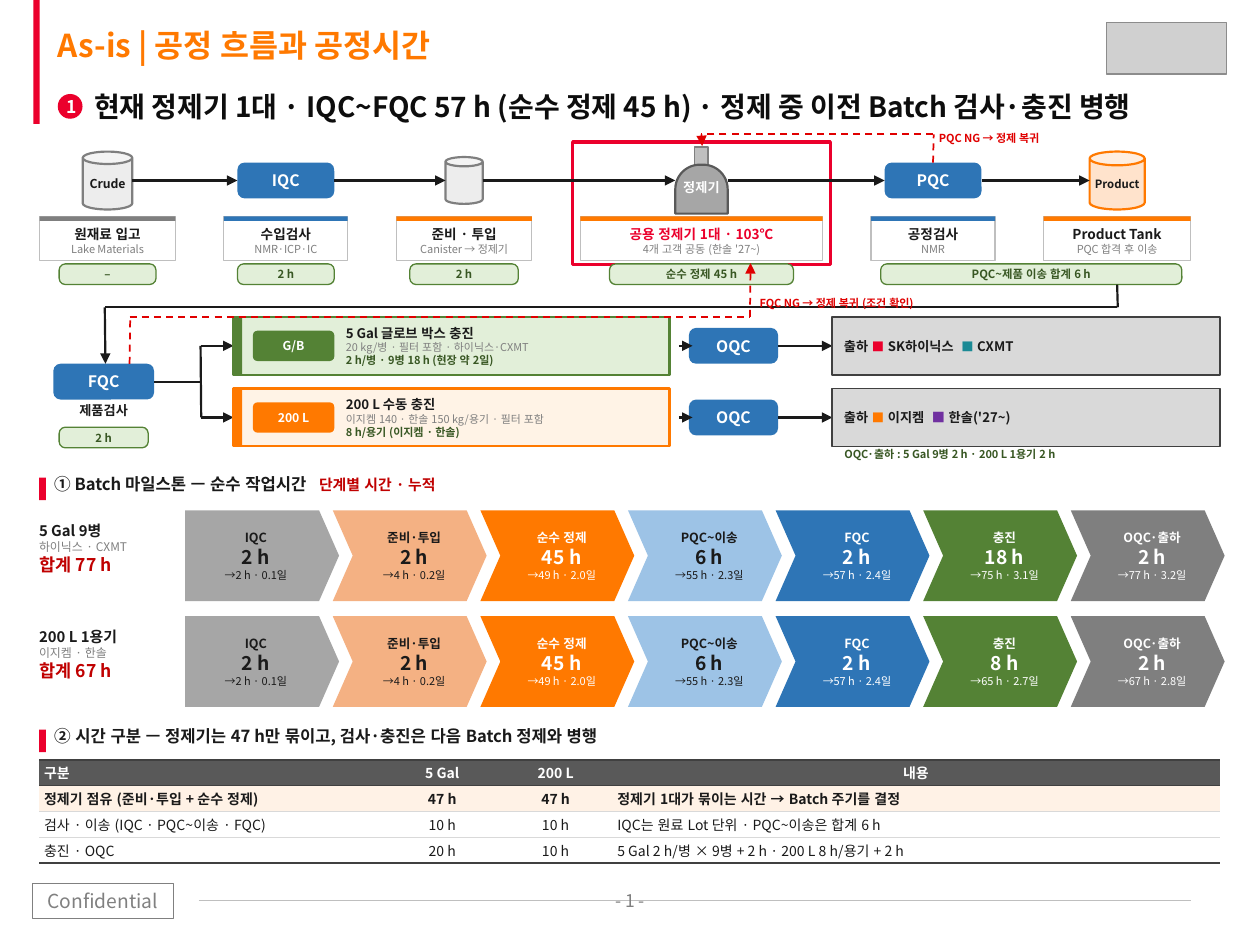
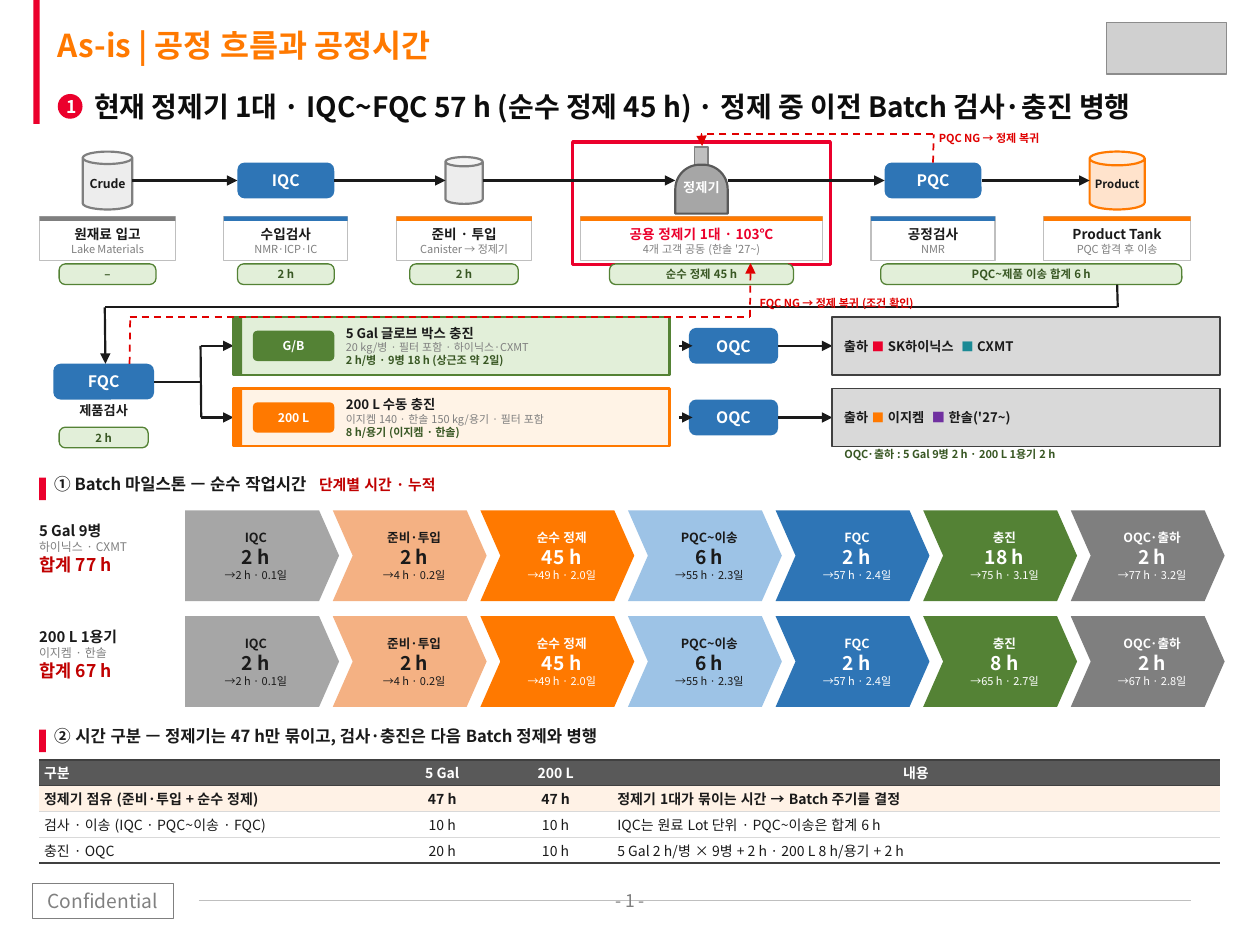
Before and after one commit to Jameskim25/-, a slide deck: slide 1 of SKTC_CpZr_Capacity_Reflux_Roadmap_2027_2028.pptx. Drawn at 1260x945 pixels with LibreOffice and Linux fonts; fonts in the diff are those of the drawing; grey boxes stand for pictures. Boxes give left, top, right and bottom in pixels: in the first picture for what was removed or moved away, otherwise in the second. Text is boxed around its words. In the diff, an @@ line names an element or a change of style, - is before the commit and + after.

```diff
--- a/SKTC_CpZr_Capacity_Reflux_Roadmap_2027_2028.pptx
+++ b/SKTC_CpZr_Capacity_Reflux_Roadmap_2027_2028.pptx
@@ text at (346, 353, 504, 366): text changed @@
-2 h/병 · 9병 18 h (현장 약 2일)
+2 h/병 · 9병 18 h (상근조 약 2일)
```
Also in this commit, not shown: 3 other slides changed, 4 other files.
